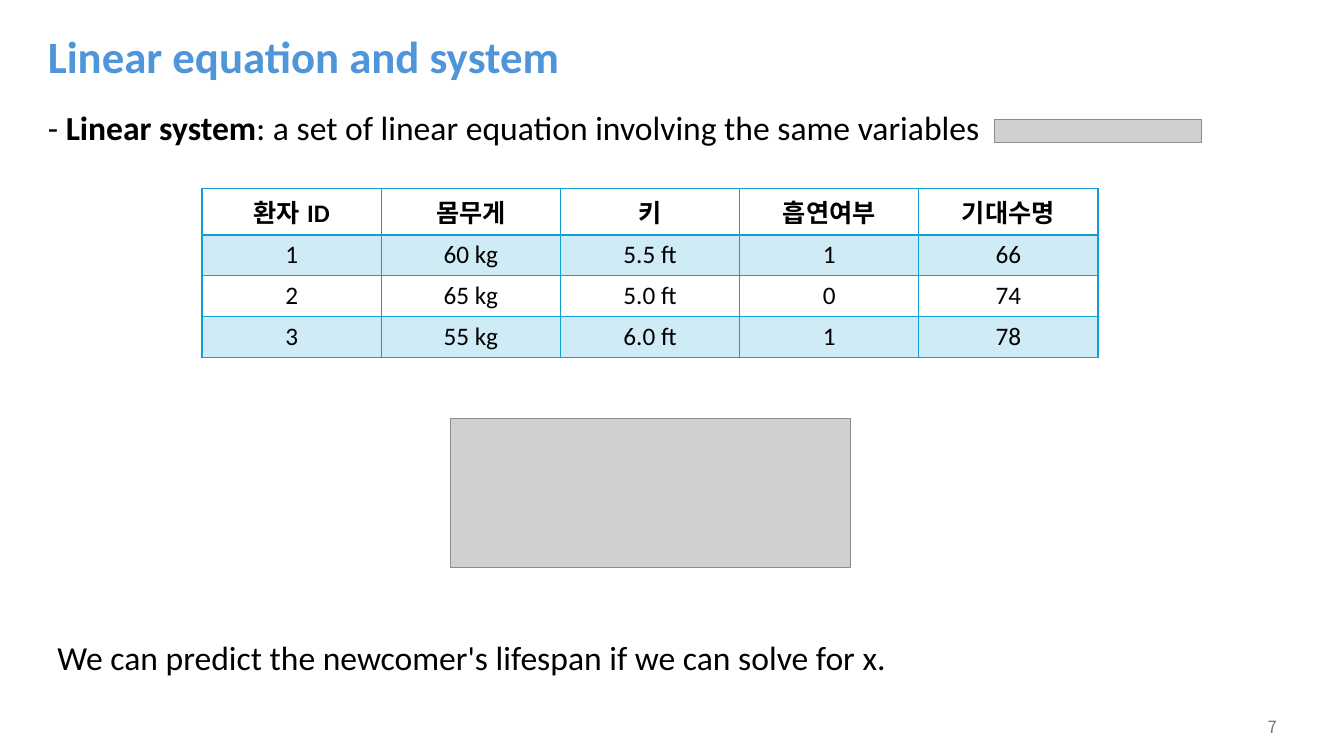
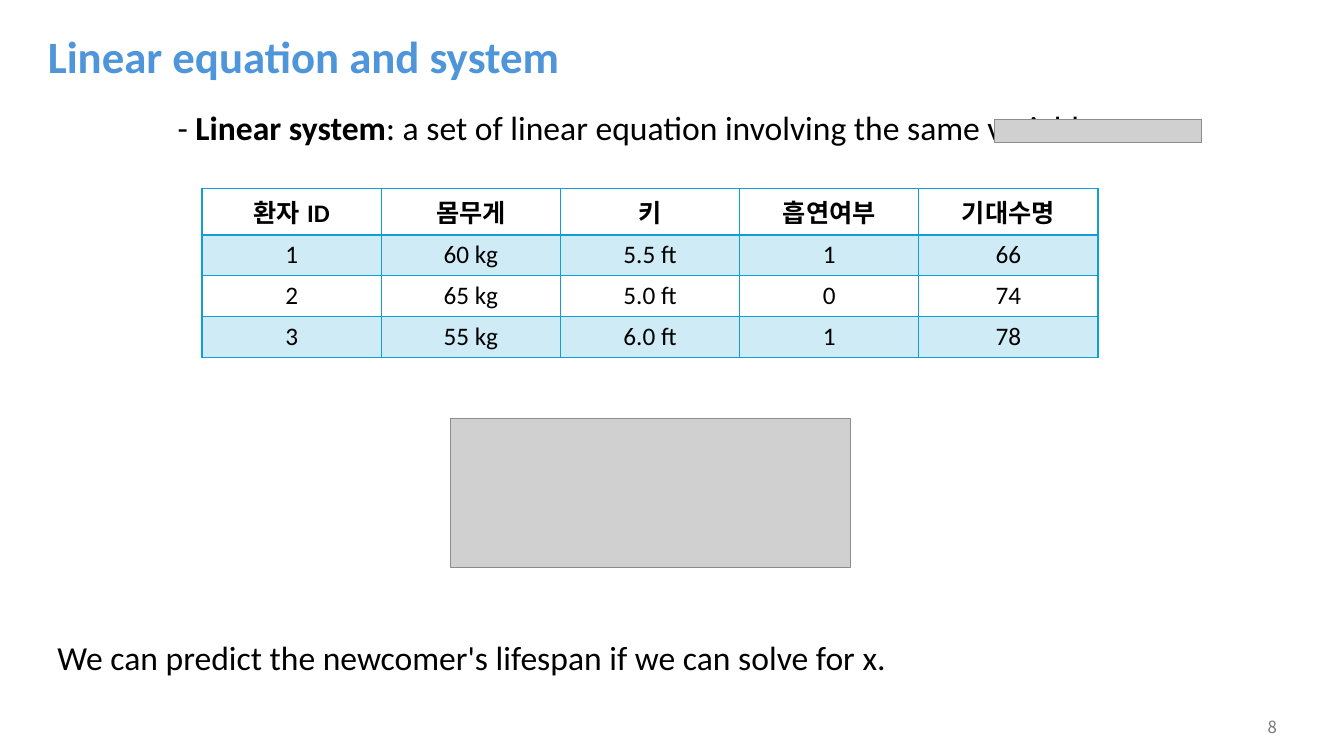
Before and after one commit to ben8169/EditPPT, a slide deck: slide 8 of sample_ppt/math_simple.pptx (slide 7 before the commit). Drawn at 1344x756 pixels with LibreOffice and Linux fonts; fonts in the diff are those of the drawing; grey boxes stand for pictures. Boxes give left, top, right and bottom in pixels: in the first picture for what was removed or moved away, otherwise in the second. Text is boxed around its words. In the diff, an @@ line names an element or a change of style, - is before the commit and + after.

```diff
--- a/sample_ppt/math_simple.pptx
+++ b/sample_ppt/math_simple.pptx
@@ text "- Linear system: a set ...": place and size @@
-text "- Linear system: a set ..." at <box>66,116,979,146</box>
+text "- Linear system: a set ..." at <box>195,113,1108,149</box>
@@ text "- Linear system: a set ..." at <box>195,113,1108,149</box>: alignment left to centre @@
@@ page number at <box>1268,720,1277,733</box>: text changed @@
-7
+8
```
Also in this commit, not shown: 4 other slides changed, 12 other files.
